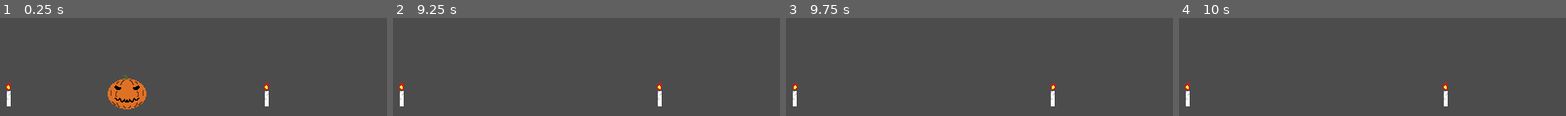
Above: before the commit, frames 1-4 (left to right).
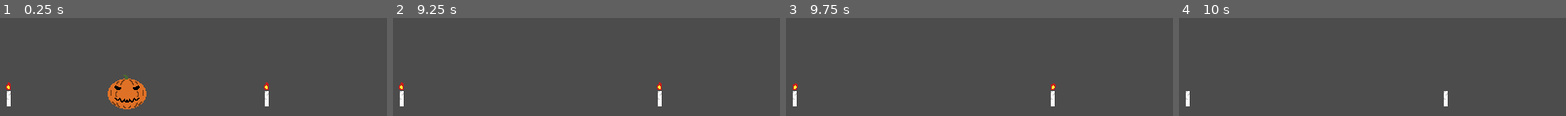
Above: after the commit, the same moments.

Repository: PietroCarrara/trijam-143
Game: Godot game, scene res://scenes/MainScene.tscn
The game is run twice, just before and just after one commit, with the same random seed, the same clock (stepped at 60 frames per second) and the same inputs.
Inputs:
- Up to frame 1 (0.25 s): no input
- Up to frame 2 (9.25 s): hold Right (right) 0.53-2.03 s; tap Up (jump) at 0.77, 1.52, 3.02, 3.77, 4.52, 6.02, 6.77, 7.52, 9.02 s; hold Left (left) 2.03-2.78 s; hold Right (right) 2.78-4.28 s; hold Left (left) 4.28-5.03 s; hold Right (right) 5.03-5.78 s; hold Left (left) 5.78-7.28 s; hold Right (right) from 7.28 s (still down)
- Up to frame 3 (9.75 s): release Right (right) at 9.53 s; hold Left (left) from 9.53 s (still down)
- Up to frame 4 (10 s): keep holding Left (left); tap Up (jump) at 9.77 s

Frames 1-3 are identical in both runs. In frame 4, 0.2% of the frame differs, in the area x 1-70%, y 65-74%.

Commit message:
Candles go out

Diff:
--- /dev/null
+++ b/scenes/Candle.gd
@@ -0,0 +1,32 @@
+extends Node2D
+
+export var timeToFix: float = 5
+
+onready var animation: AnimatedSprite = $AnimatedSprite
+onready var progressBar: ProgressBar = $Progress
+onready var hitbox: Area2D = $Hitbox
+
+var isOn = true
+var fixProgress = 0
+
+var lifetime = 0
+var lifetimeInt = 0
+var maxLife = randf() * 20 + 10 # [10, 30]
+
+func _ready():
+	if isOn:
+		animation.play("on")
+	else:
+		animation.play("off")
+	progressBar.visible = false
+
+func _process(delta):
+	if isOn:
+		lifetime += delta
+
+		var tmpLifetimeInt = int(lifetime)
+		if lifetimeInt < tmpLifetimeInt: # We've just survived another second
+			lifetimeInt = tmpLifetimeInt
+			if randf() < pow(lifetime/maxLife, 2): # Pow to lower chances in the start
+				isOn = false
+				animation.play("off")
--- a/scenes/Candle.tscn
+++ b/scenes/Candle.tscn
@@ -1,37 +1,62 @@
-[gd_scene load_steps=7 format=2]
+[gd_scene load_steps=9 format=2]
 
 [ext_resource path="res://res/candle.png" type="Texture" id=1]
+[ext_resource path="res://scenes/Candle.gd" type="Script" id=2]
 
-[sub_resource type="AtlasTexture" id=1]
+[sub_resource type="AtlasTexture" id=6]
 atlas = ExtResource( 1 )
 region = Rect2( 0, 0, 10, 30 )
 
-[sub_resource type="AtlasTexture" id=2]
+[sub_resource type="AtlasTexture" id=7]
 atlas = ExtResource( 1 )
 region = Rect2( 10, 0, 10, 30 )
 
-[sub_resource type="AtlasTexture" id=3]
+[sub_resource type="AtlasTexture" id=8]
 atlas = ExtResource( 1 )
 region = Rect2( 20, 0, 10, 30 )
 
+[sub_resource type="AtlasTexture" id=9]
+atlas = ExtResource( 1 )
+region = Rect2( 30, 0, 10, 30 )
+
 [sub_resource type="SpriteFrames" id=4]
 animations = [ {
-"frames": [ SubResource( 1 ), SubResource( 2 ), SubResource( 3 ) ],
+"frames": [ SubResource( 6 ), SubResource( 7 ), SubResource( 8 ) ],
 "loop": true,
-"name": "default",
+"name": "on",
+"speed": 5.0
+}, {
+"frames": [ SubResource( 9 ) ],
+"loop": true,
+"name": "off",
 "speed": 5.0
 } ]
 
-[sub_resource type="RectangleShape2D" id=5]
-extents = Vector2( 5.90435, 13.1709 )
+[sub_resource type="RectangleShape2D" id=10]
+extents = Vector2( 10, 11.6106 )
 
 [node name="Candle" type="Node2D"]
+script = ExtResource( 2 )
 
 [node name="AnimatedSprite" type="AnimatedSprite" parent="."]
 frames = SubResource( 4 )
+animation = "on"
 frame = 2
 playing = true
 
-[node name="CollisionShape2D" type="CollisionShape2D" parent="."]
-position = Vector2( 0, 1.88775 )
-shape = SubResource( 5 )
+[node name="Progress" type="ProgressBar" parent="."]
+margin_left = -23.9553
+margin_top = -28.9381
+margin_right = 24.0447
+margin_bottom = -12.9381
+allow_greater = true
+percent_visible = false
+__meta__ = {
+"_edit_use_anchors_": false
+}
+
+[node name="Hitbox" type="Area2D" parent="."]
+
+[node name="CollisionShape2D" type="CollisionShape2D" parent="Hitbox"]
+position = Vector2( 0, 3.46478 )
+shape = SubResource( 10 )
Binary file changed: res/candle.aseprite
Binary file changed: res/candle.png
